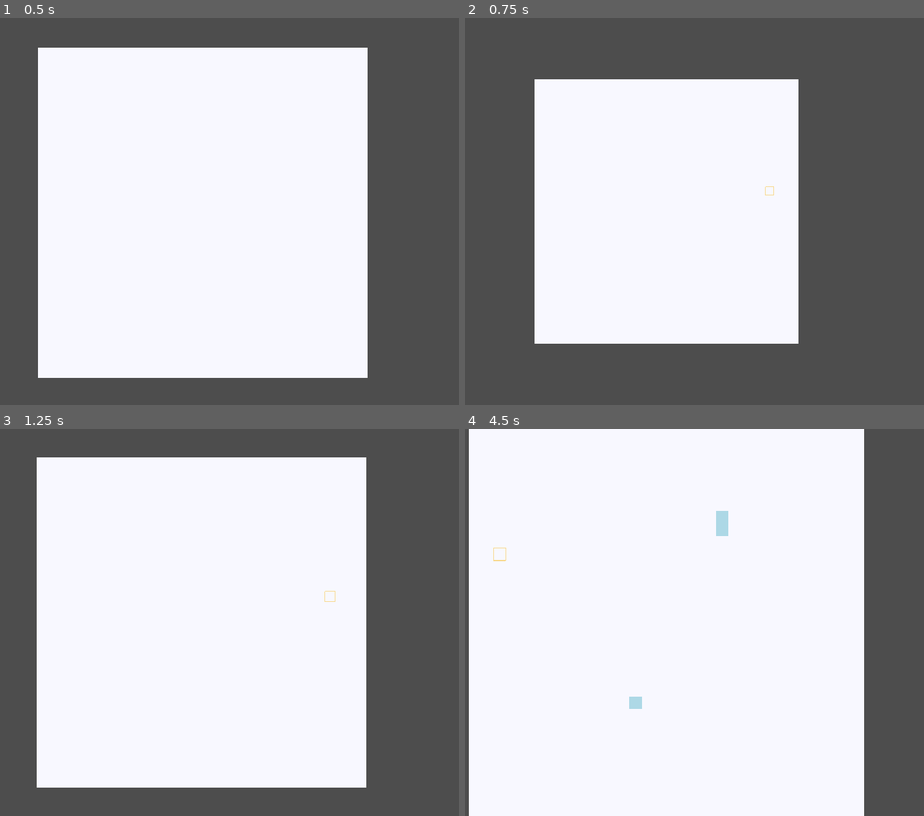
Above: before the commit, frames 1-4 (two rows, left to right).
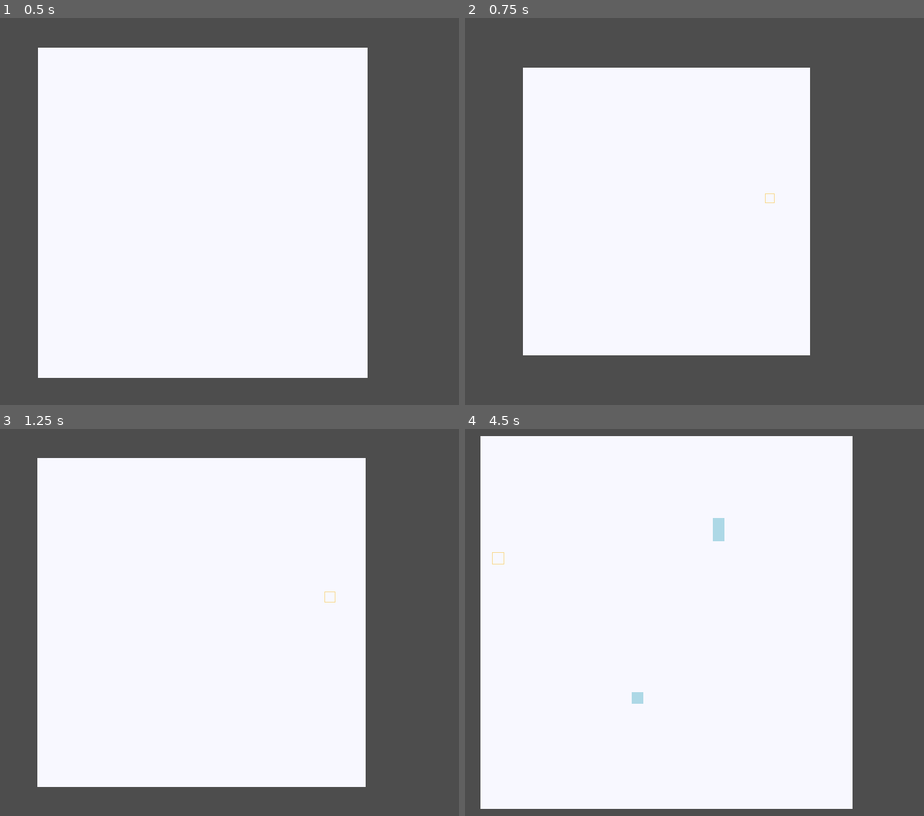
Above: after the commit, the same moments.

Repository: FourSeasonsWinter/pixel-art-app
Game: Godot game, scene res://main.tscn
Same seed, same stepped clock (60 frames per second), same inputs: the game is played once before the commit and once after it.
Inputs (mouse positions are in pixels of both pictures, inside the frame that each line leads up to):
- Up to frame 1 (0.5 s): no input
- Up to frame 2 (0.75 s): move the mouse to (781, 192) at 0.52 s; tap Mouse wheel down (scroll_down) at 0.6 s
- Up to frame 3 (1.25 s): tap Mouse wheel up (scroll_up) at 0.8 s
- Up to frame 4 (4.5 s): move the mouse to (561, 641) at 1.27 s; tap Mouse wheel up (scroll_up) at 1.35, 2.3, 3.8, 4.35 s; tap Mouse wheel down (scroll_down) at 1.55, 3.05, 3.6 s; move the mouse to (717, 537) at 2.02 s; press the mouse at (717, 537) at 2.03 s; move the mouse to (639, 699) at 2.77 s; release the mouse at (639, 699) at 2.78 s; right-click (639, 699) at 2.85 s; move the mouse to (823, 680) at 3.52 s; move the mouse to (510, 564) at 4.27 s

Frame 1 is identical in both runs. In frame 2, 7.2% of the frame differs, in the area x 12-76%, y 12-88%; in frame 3, 0.5%; in frame 4, 8.3%, in the area x 0-87%, y 0-100%.

Commit message:
Smooth the camera zoom.

Diff:
--- a/camera.gd
+++ b/camera.gd
@@ -1,6 +1,7 @@
 extends Camera2D
 
 const ZOOM_INCREMENT = 0.1
+const ZOOM_RATE = 10.0
 var min_zoom = 0.8
 var max_zoom = 2.0
 var target_zoom := 1.0
@@ -21,8 +22,13 @@
 
 	if event.is_action("scroll_down"):
 		target_zoom = max(target_zoom - ZOOM_INCREMENT, min_zoom)
-		zoom = target_zoom * Vector2.ONE
+		set_physics_process(true)
 
 	if event.is_action("scroll_up"):
 		target_zoom = min(target_zoom + ZOOM_INCREMENT, max_zoom)
-		zoom = target_zoom * Vector2.ONE
+		set_physics_process(true)
+
+
+func _physics_process(delta: float) -> void:
+	zoom = lerp(zoom, target_zoom * Vector2.ONE, ZOOM_RATE * delta)
+	set_physics_process(not is_equal_approx(zoom.x, target_zoom))
--- /dev/null
+++ b/hud.gd
@@ -0,0 +1 @@
+extends Control
--- /dev/null
+++ b/hud.tscn
@@ -0,0 +1,14 @@
+[gd_scene load_steps=2 format=3 uid="uid://dwtnlealkcqyc"]
+
+[ext_resource type="Script" path="res://hud.gd" id="1_8fah8"]
+
+[node name="hud" type="Control"]
+layout_mode = 3
+anchors_preset = 15
+anchor_right = 1.0
+anchor_bottom = 1.0
+grow_horizontal = 2
+grow_vertical = 2
+script = ExtResource("1_8fah8")
+
+[node name="CanvasLayer" type="CanvasLayer" parent="."]
--- a/main.gd
+++ b/main.gd
@@ -1,6 +1,7 @@
 extends Node
 
 @onready var camera: Camera2D = $Camera2D
+@onready var hud: Control = $hud
 @export var width := 8
 @export var height := 8
 var pixel_scene := preload("res://pixel.tscn")
--- a/main.tscn
+++ b/main.tscn
@@ -1,7 +1,8 @@
-[gd_scene load_steps=3 format=3 uid="uid://cqrp4pj2dkesv"]
+[gd_scene load_steps=4 format=3 uid="uid://cqrp4pj2dkesv"]
 
 [ext_resource type="Script" path="res://main.gd" id="1_xjocg"]
 [ext_resource type="Script" path="res://camera.gd" id="2_ayib2"]
+[ext_resource type="PackedScene" uid="uid://dwtnlealkcqyc" path="res://hud.tscn" id="3_ixn38"]
 
 [node name="Main" type="Node"]
 script = ExtResource("1_xjocg")
@@ -16,3 +17,5 @@
 position_smoothing_enabled = true
 position_smoothing_speed = 9.0
 script = ExtResource("2_ayib2")
+
+[node name="hud" parent="." instance=ExtResource("3_ixn38")]
Binary file added: assets/ShareTechMono-Regular.ttf
Not shown, added: assets/ShareTechMono-Regular.ttf.import
